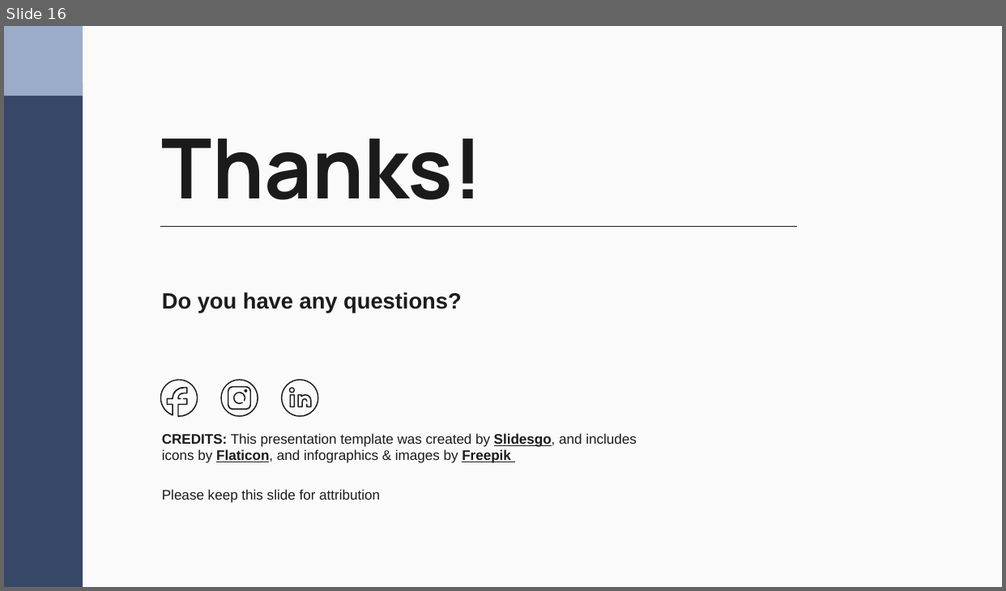
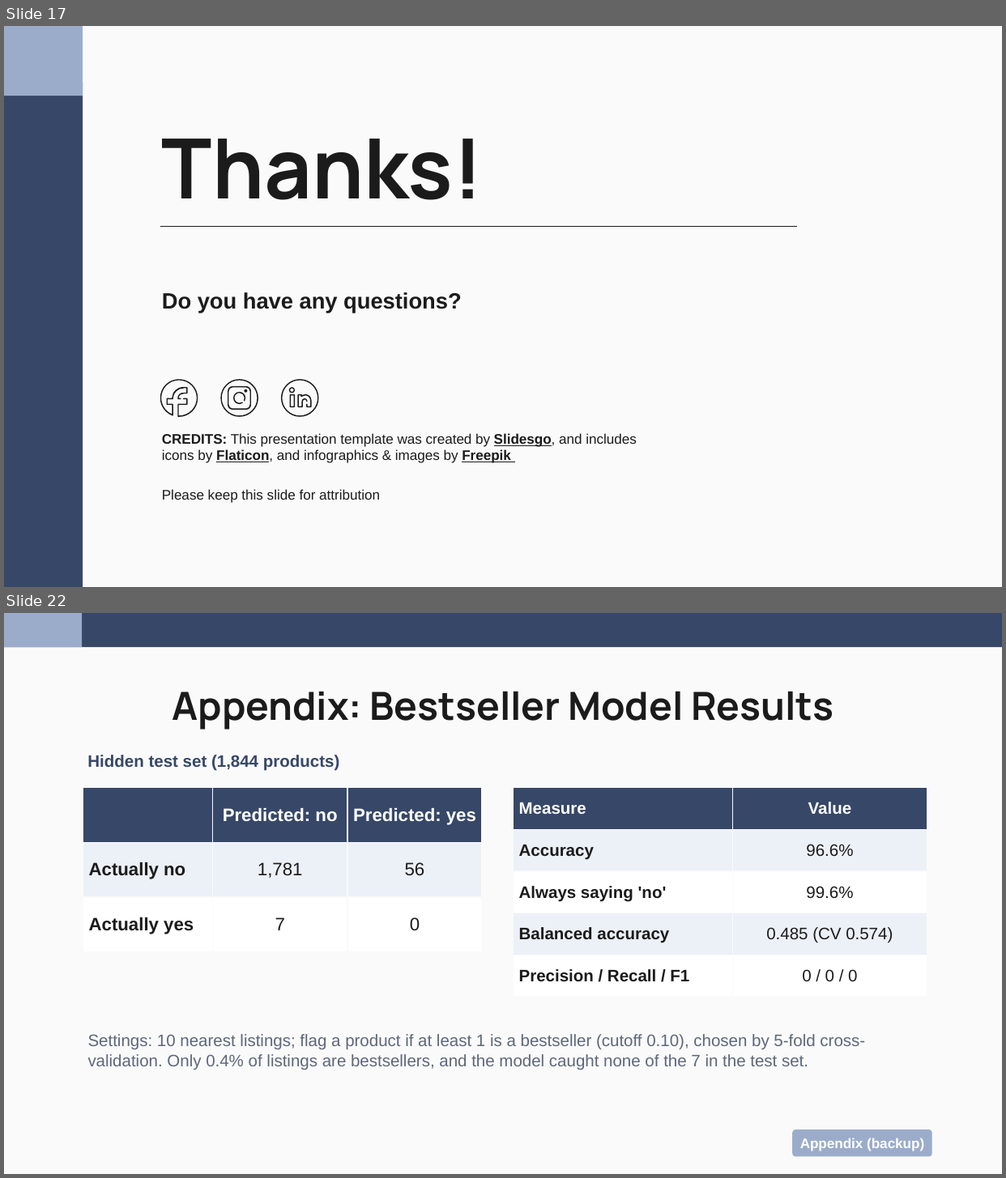
Before and after one commit to nakimagine/hello-world, a slide deck: Group_3_Amazon_Office_Electronic_Slides.pptx. Shown one above the other, each under a label of ours: slide 16 before the commit, slides 17 and 22 after it; the slides between them are not shown. The pictures are 1006x591 and 1006x1178 pixels, drawn with LibreOffice and Linux fonts; fonts in the diff are those of the drawing. Boxes give left, top, right and bottom in pixels: in the first picture for what was removed or moved away, otherwise in the second. Text is boxed around its words. In the diff, an @@ line names an element or a change of style, - is before the commit and + after.

```diff
--- a/Group_3_Amazon_Office_Electronic_Slides.pptx
+++ b/Group_3_Amazon_Office_Electronic_Slides.pptx
@@ slide 22 added at box(4, 613, 1002, 1174), background #FAFAFA @@
@@ rectangle added at box(4, 613, 1002, 647), fill #374768 @@
@@ rectangle added at box(4, 613, 82, 647), fill #9BACCA @@
@@ title added at box(172, 691, 833, 730), 28 pt, text #1B1B1B, bold @@
+Appendix: Bestseller Model Results
@@ text added at box(87, 755, 339, 771), 12 pt, text #374768, bold @@
+Hidden test set (1,844 products)
@@ table added at box(83, 788, 482, 952), 3 rows, 3 columns @@
+ | Predicted: no | Predicted: yes
+Actually no | 1,781 | 56
+Actually yes | 7 | 0
@@ table added at box(513, 788, 927, 997), 5 rows, 2 columns @@
+Measure | Value
+Accuracy | 96.6%
+Always saying 'no' | 99.6%
+Balanced accuracy | 0.485 (CV 0.574)
+Precision / Recall / F1 | 0 / 0 / 0
@@ text added at box(88, 1034, 865, 1070), 12 pt, text #5E677A @@
+Settings: 10 nearest listings; flag a product if at least 1 is a bestseller (cutoff 0.10), chosen by 5-fold cross-validation. Only 0.4% of listings are bestsellers, and the model caught none of the 7 in the test set.
@@ rounded rectangle added at box(792, 1130, 932, 1157), fill #9BACCA, 10 pt, text #FFFFFF, bold @@
+Appendix (backup)
@@ what was slide 16 is now slide 17 @@
```
Also in this commit, not shown: 8 other slides added.
